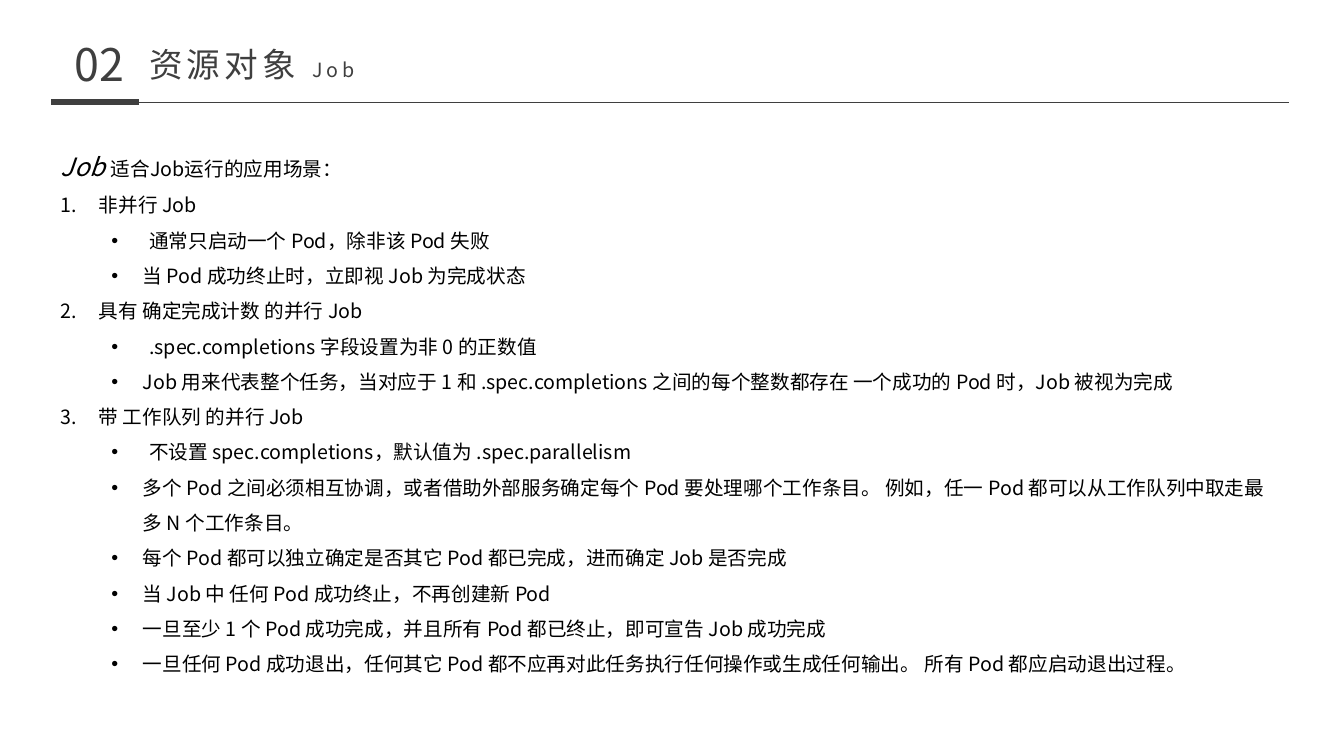
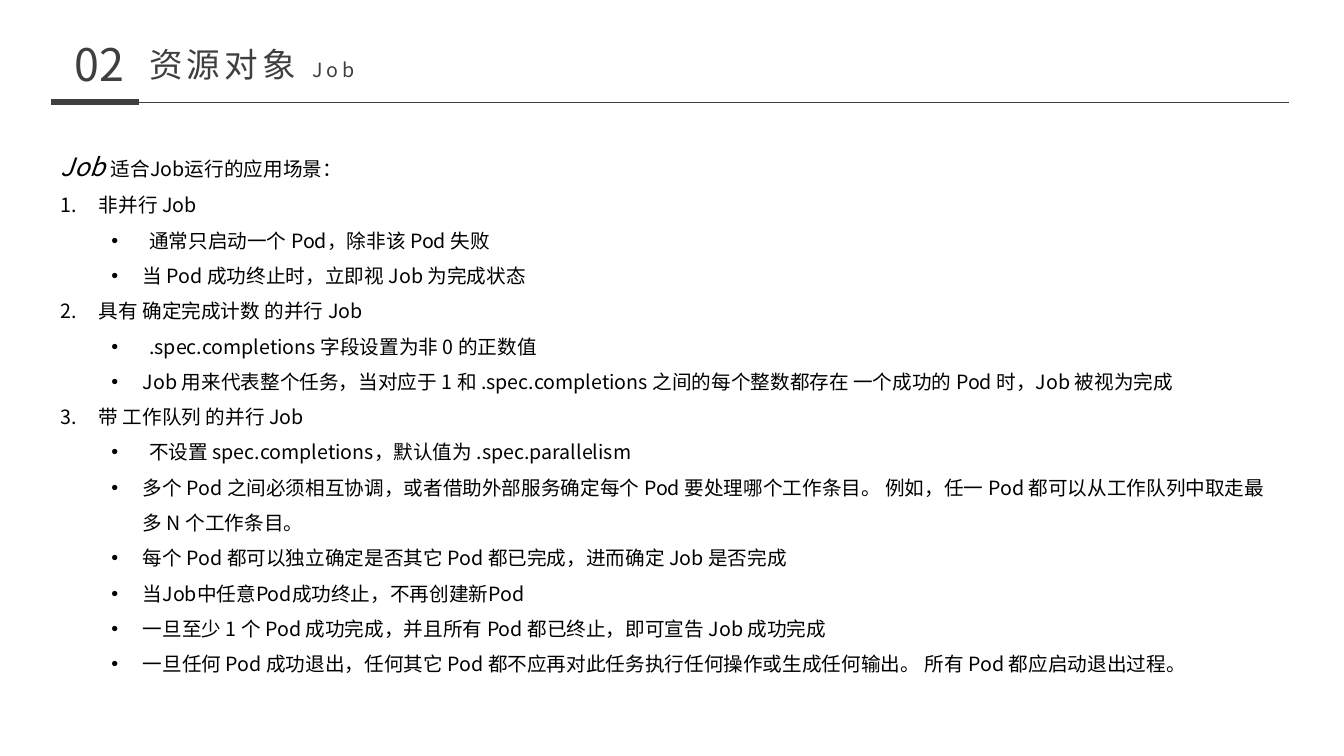
Before and after one commit to nutionMedivn/Kubernetes-training-camp, a slide deck: slide 39 of 基础/008-011 kubernetes.pptx. Drawn at 1344x756 pixels with LibreOffice and Linux fonts; fonts in the diff are those of the drawing. Boxes give left, top, right and bottom in pixels: in the first picture for what was removed or moved away, otherwise in the second. Text is boxed around its words. In the diff, an @@ line names an element or a change of style, - is before the commit and + after.

```diff
--- a/基础/008-011 kubernetes.pptx
+++ b/基础/008-011 kubernetes.pptx
@@ text at (x1=143, y1=584, x2=525, y2=603): text changed @@
-  • 当 Job 中 任何 Pod 成功终止，不再创建新 Pod
+  • 当Job中任意Pod成功终止，不再创建新Pod
```
Also in this commit, not shown: 2 other slides changed, 7 slides added, 5 slides removed.
